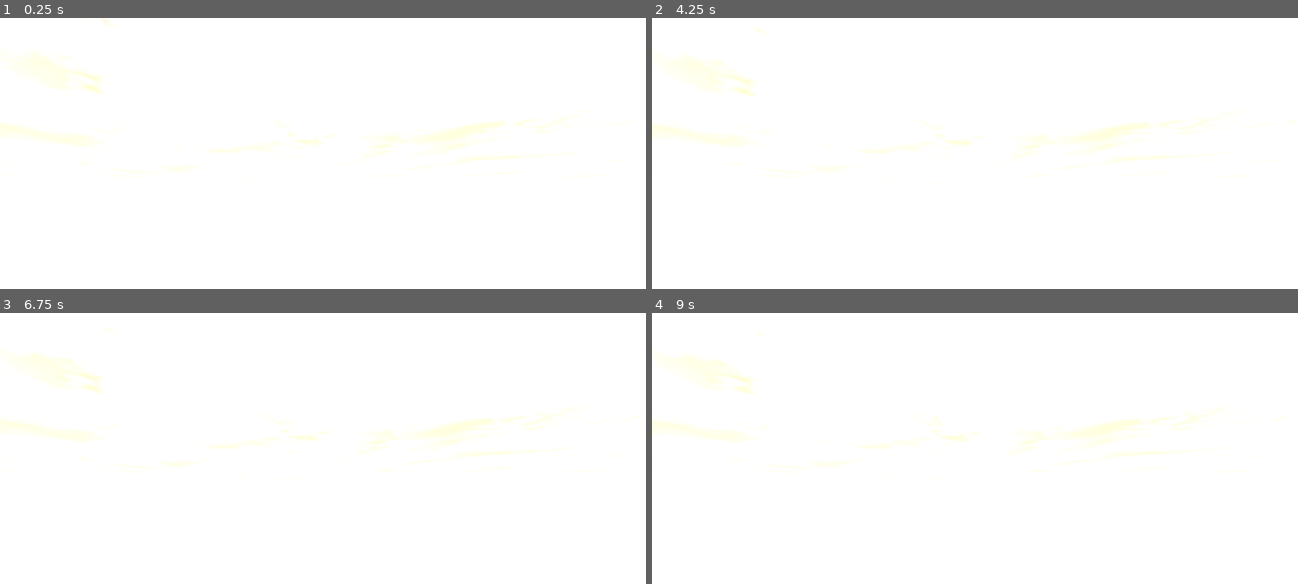
Above: before the commit, frames 1-4 (two rows, left to right).
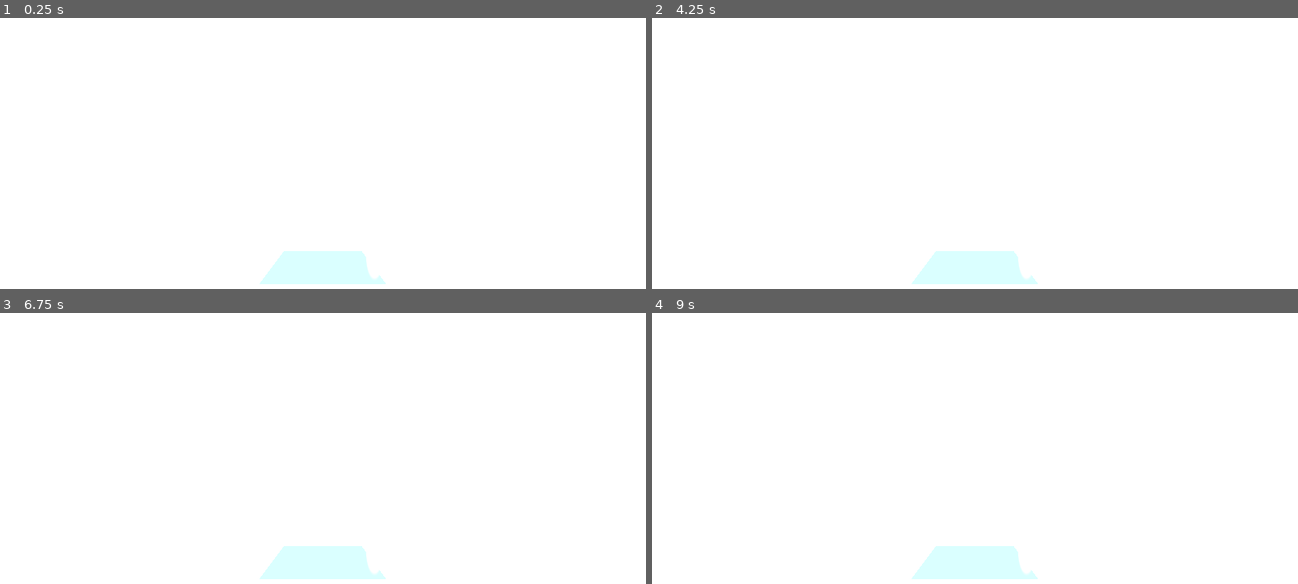
Above: after the commit, the same moments.

Repository: aidan959/Tokyo-3
Game: Godot game, scene res://evangelion_city.tscn
The game is run twice, just before and just after one commit, with the same random seed, the same clock (stepped at 60 frames per second) and the same inputs.
Inputs:
- Up to frame 1 (0.25 s): no input
- Up to frame 2 (4.25 s): tap Enter at 0.5, 2, 3.5 s; tap Space at 1.25, 2.75 s
- Up to frame 3 (6.75 s): tap Space at 4.25 s
- Up to frame 4 (9 s): no input

The runs differ from the first frame. In frame 1, 2.6% of the frame differs, in the area x 0-87%, y 15-99%; in frame 2, 2.6%; in frame 3, 2.6%; in frame 4, 2.6%.

Commit message:
added cel shader

Diff:
--- /dev/null
+++ b/cel_shading/cel-shader-base.gdshader
@@ -0,0 +1,185 @@
+shader_type spatial;
+
+#define USE_ALPHA 0
+#define USE_ALPHA_CUTOFF 0
+#define USE_EMISSION 1
+#define USE_REFLECTIONS 0
+#define USE_NORMAL_MAP 0
+#define USE_OCCLUSION 0
+#define USE_ANISOTROPY 0
+#define USE_BACKLIGHT 1
+#define USE_REFRACTION 0
+
+#if USE_ALPHA
+render_mode depth_draw_always;
+#endif
+
+#include "includes/base-cel-shader.gdshaderinc"
+
+#if USE_EMISSION
+#include "includes/emission.gdshaderinc"
+#endif
+
+#if USE_REFLECTIONS
+#include "includes/reflections.gdshaderinc"
+#endif
+
+#if USE_NORMAL_MAP
+#include "includes/normal-map.gdshaderinc"
+#endif
+
+#if USE_OCCLUSION
+#include "includes/occlusion.gdshaderinc"
+#endif
+
+#if USE_ANISOTROPY
+#include "includes/anisotropy.gdshaderinc"
+#endif
+
+#if USE_BACKLIGHT
+#include "includes/backlight.gdshaderinc"
+#endif
+
+#if USE_REFRACTION
+#include "includes/refraction.gdshaderinc"
+#elif !USE_REFRACTION && USE_ALPHA
+#include "includes/transparency.gdshaderinc"
+#endif
+
+group_uniforms BaseProperties;
+#if USE_ALPHA_CUTOFF
+uniform float alpha_cutoff: hint_range(0.0, 1.0) = 0.5;
+#endif
+uniform vec4 color: source_color = vec4(0.7, 0.12, 0.86, 1.0);
+uniform sampler2D base_texture: source_color;
+uniform vec4 specular: source_color = vec4(0.3, 0.3, 0.3, 0.5);
+uniform sampler2D specular_texture: hint_default_white;
+uniform vec4 fresnel: source_color = vec4(0.2, 0.2, 0.2, 0.3);
+uniform sampler2D fresnel_texture: hint_default_white;
+group_uniforms;
+
+varying vec3 SPECULAR_COLOR;
+varying float SPECULAR_STRENGTH;
+varying vec3 FRESNEL_COLOR;
+varying float FRESNEL_STRENGTH;
+
+group_uniforms Tiling;
+uniform vec2 uv_scale = vec2(1,1);
+uniform vec2 uv_offset = vec2(0,0);
+group_uniforms;
+
+
+void vertex() {
+	UV = UV * uv_scale.xy + uv_offset.xy;
+}
+
+void fragment() {
+	ALBEDO = color.rgb * texture(base_texture, UV).rgb;
+#if USE_ALPHA
+	float alpha = color.a * texture(base_texture, UV).a;
+	ALBEDO *= alpha;
+#elif USE_ALPHA_CUTOFF
+	ALPHA = color.a * texture(base_texture, UV).a;
+	ALPHA_SCISSOR_THRESHOLD = color.a * texture(base_texture, UV).a;
+#endif
+
+#if USE_REFRACTION && USE_ALPHA
+	EMISSION += refraction_fragment(alpha, NORMAL, SCREEN_UV, FRAGCOORD.z);
+#elif !USE_REFRACTION && USE_ALPHA
+	EMISSION += transparency_fragment(alpha, SCREEN_UV);
+#endif
+
+	SPECULAR_COLOR = specular.rgb * texture(specular_texture, UV).rgb;
+	SPECULAR_STRENGTH = specular.a * texture(specular_texture, UV).a;
+	FRESNEL_COLOR = fresnel.rgb * texture(fresnel_texture, UV).rgb;
+	FRESNEL_STRENGTH = fresnel.a * texture(fresnel_texture, UV).a;
+
+#if USE_EMISSION
+	EMISSION += emission_fragment(UV);
+#endif
+
+#if USE_REFLECTIONS
+	Surface surf = reflections_fragment(UV);
+	METALLIC = surf.metallic;
+	ROUGHNESS = surf.roughness;
+#endif
+
+#if USE_NORMAL_MAP
+	NormalData normal = normal_map_fragment(UV, NORMAL, TANGENT, BINORMAL);
+	NORMAL = normal.vector;
+	NORMAL_MAP = normal.map;
+	NORMAL_MAP_DEPTH = normal.depth;
+#endif
+
+#if USE_OCCLUSION
+	OcclusionData occlusion = occlusion_fragment(UV);
+	AO = occlusion.ao;
+	AO_LIGHT_AFFECT = occlusion.ao_light_affect;
+#endif
+
+#if USE_ANISOTROPY
+	AnisotropyData aniso = anisotropy_fragment(UV);
+	ANISOTROPY_DIR = aniso.direction;
+	ANISOTROPY_RATIO = aniso.ratio;
+#endif
+
+#if USE_BACKLIGHT
+	BACKLIGHT = backlight_fragment(UV);
+#endif
+}
+
+void light() {
+#if USE_BACKLIGHT
+	DIFFUSE_LIGHT += backlight_diffuse(
+			ALBEDO,
+			LIGHT_COLOR,
+			LIGHT,
+			NORMAL,
+			ATTENUATION,
+			BACKLIGHT
+	);
+#else
+	DIFFUSE_LIGHT += diffuse_light(
+			ALBEDO,
+			LIGHT_COLOR,
+			LIGHT,
+			NORMAL,
+			ATTENUATION
+	);
+#endif
+
+#if USE_ANISOTROPY
+	SPECULAR_LIGHT += anisotropy_specular(
+			LIGHT_COLOR,
+			SPECULAR_COLOR,
+			SPECULAR_STRENGTH,
+			NORMAL,
+			VIEW,
+			LIGHT,
+			ATTENUATION,
+			UV,
+			ANISOTROPY_DIR,
+			ANISOTROPY_RATIO
+	);
+#else
+	SPECULAR_LIGHT += specular_light(
+			LIGHT_COLOR,
+			SPECULAR_COLOR,
+			SPECULAR_STRENGTH,
+			NORMAL,
+			VIEW,
+			LIGHT,
+			ATTENUATION
+	);
+#endif
+
+	SPECULAR_LIGHT += fresnel_light(
+			LIGHT_COLOR,
+			FRESNEL_COLOR,
+			FRESNEL_STRENGTH,
+			NORMAL,
+			VIEW,
+			LIGHT,
+			ATTENUATION
+	);
+}
--- /dev/null
+++ b/cel_shading/cel_shader_material.tres
@@ -0,0 +1,19 @@
+[gd_resource type="ShaderMaterial" load_steps=4 format=3 uid="uid://3at5cu5syn5p"]
+
+[ext_resource type="Shader" path="res://cel_shading/outline.gdshader" id="1_iqs1d"]
+[ext_resource type="Shader" path="res://cel_shading/cel-shader-base.gdshader" id="2_v82p0"]
+
+[sub_resource type="ShaderMaterial" id="ShaderMaterial_0euau"]
+render_priority = 0
+shader = ExtResource("1_iqs1d")
+
+[resource]
+render_priority = 0
+next_pass = SubResource("ShaderMaterial_0euau")
+shader = ExtResource("2_v82p0")
+shader_parameter/backlight = null
+shader_parameter/color = Color(0.380392, 0.619608, 0.992157, 1)
+shader_parameter/specular = Color(0.3, 0.3, 0.3, 0.5)
+shader_parameter/fresnel = Color(0.203922, 0.196078, 0.207843, 0.301961)
+shader_parameter/uv_scale = Vector2(1, 1)
+shader_parameter/uv_offset = Vector2(0, 0)
--- /dev/null
+++ b/cel_shading/outline.gdshader
@@ -0,0 +1,25 @@
+shader_type spatial;
+
+render_mode cull_front, unshaded, depth_draw_never;
+
+global uniform vec4 outline_color;
+global uniform float outline_width;
+
+void vertex() {
+	vec4 clip_position =
+			PROJECTION_MATRIX *
+			(MODELVIEW_MATRIX * vec4(VERTEX, 1.0));
+	vec3 clip_normal =
+			mat3(PROJECTION_MATRIX) *
+			(mat3(MODELVIEW_MATRIX) * NORMAL);
+	clip_position.xy +=
+			normalize(clip_normal.xy) /
+			VIEWPORT_SIZE *
+			clip_position.w *
+			outline_width;
+	POSITION = clip_position;
+}
+
+void fragment() {
+	ALBEDO = outline_color.rgb;
+}
--- a/evangelion_city.tscn
+++ b/evangelion_city.tscn
@@ -1,6 +1,7 @@
-[gd_scene load_steps=15 format=3 uid="uid://cvnwgot2oxmv8"]
+[gd_scene load_steps=21 format=3 uid="uid://cvnwgot2oxmv8"]
 
 [ext_resource type="Shader" path="res://evangelion_city.gdshader" id="1_wo0c3"]
+[ext_resource type="Material" uid="uid://3at5cu5syn5p" path="res://cel_shading/cel_shader_material.tres" id="2_4fkyd"]
 
 [sub_resource type="FastNoiseLite" id="FastNoiseLite_ywna2"]
 seed = 2
@@ -69,14 +70,15 @@
 
 [sub_resource type="Sky" id="Sky_vmj54"]
 sky_material = SubResource("ShaderMaterial_ya80i")
-radiance_size = 6
 
 [sub_resource type="Environment" id="Environment_qfelq"]
 background_mode = 2
 background_energy_multiplier = 3.3
 sky = SubResource("Sky_vmj54")
+sky_rotation = Vector3(0, 3.04909, 0)
 ambient_light_source = 3
-ambient_light_energy = 1.16
+ambient_light_color = Color(1, 1, 1, 1)
+ambient_light_energy = 2.41
 reflected_light_source = 2
 ssao_radius = 16.0
 fog_light_color = Color(0.72549, 0.498039, 0.156863, 1)
@@ -93,6 +95,20 @@
 
 [sub_resource type="CameraAttributesPhysical" id="CameraAttributesPhysical_0c0xr"]
 
+[sub_resource type="PhysicsMaterial" id="PhysicsMaterial_tnt83"]
+bounce = 1.0
+
+[sub_resource type="SphereShape3D" id="SphereShape3D_mgh0s"]
+
+[sub_resource type="SphereMesh" id="SphereMesh_ckufu"]
+material = ExtResource("2_4fkyd")
+
+[sub_resource type="PlaneMesh" id="PlaneMesh_j6ef2"]
+material = ExtResource("2_4fkyd")
+
+[sub_resource type="BoxShape3D" id="BoxShape3D_xuswy"]
+size = Vector3(1.95223, 0.0318898, 1.96852)
+
 [node name="EvangelionCity" type="Node3D"]
 
 [node name="WorldEnvironment" type="WorldEnvironment" parent="."]
@@ -102,5 +118,35 @@
 environment = SubResource("Environment_qfelq")
 camera_attributes = SubResource("CameraAttributesPhysical_0c0xr")
 
+[node name="DirectionalLight3D" type="DirectionalLight3D" parent="WorldEnvironment"]
+transform = Transform3D(0.937506, 0.242031, -0.250009, -0.229369, 0.970124, 0.0790573, 0.261674, -0.0167723, 0.965011, 0, 0, 0)
+light_color = Color(0.737255, 0.313726, 0.203922, 1)
+shadow_enabled = true
+
 [node name="Camera3D" type="Camera3D" parent="."]
-transform = Transform3D(1, 0, 0, 0, 1, 0, 0, 0, 1, 0, 2, 4)
+transform = Transform3D(-1, 0, -8.74228e-08, 0, 1, 0, 8.74228e-08, 0, -1, -0.00480318, 0.466214, -4.11676)
+fov = 85.0
+near = 0.095
+
+[node name="meshes" type="Node" parent="."]
+
+[node name="RigidBody3D" type="RigidBody3D" parent="meshes"]
+physics_material_override = SubResource("PhysicsMaterial_tnt83")
+gravity_scale = -128.0
+
+[node name="CollisionShape3D" type="CollisionShape3D" parent="meshes/RigidBody3D"]
+shape = SubResource("SphereShape3D_mgh0s")
+
+[node name="MeshInstance3D" type="MeshInstance3D" parent="meshes/RigidBody3D"]
+mesh = SubResource("SphereMesh_ckufu")
+skeleton = NodePath("../..")
+
+[node name="MeshInstance3D2" type="MeshInstance3D" parent="meshes"]
+transform = Transform3D(1, 0, 0, 0, 1, 0, 0, 0, 1, 0, -0.875861, 0)
+mesh = SubResource("PlaneMesh_j6ef2")
+
+[node name="RigidBody3D" type="RigidBody3D" parent="meshes/MeshInstance3D2"]
+freeze = true
+
+[node name="CollisionShape3D" type="CollisionShape3D" parent="meshes/MeshInstance3D2/RigidBody3D"]
+shape = SubResource("BoxShape3D_xuswy")
--- a/project.godot
+++ b/project.godot
@@ -14,3 +14,22 @@
 run/main_scene="res://evangelion_city.tscn"
 config/features=PackedStringArray("4.1", "Forward Plus")
 config/icon="res://icon.svg"
+
+[shader_globals]
+
+specular_smoothness={
+"type": "float",
+"value": 0.089
+}
+fresnel_smoothness={
+"type": "float",
+"value": 0.283
+}
+outline_width={
+"type": "float",
+"value": 6.0
+}
+outline_color={
+"type": "color",
+"value": Color(0, 0, 0, 1)
+}
Not shown, added: cel_shading/includes/anisotropy.gdshaderinc
Not shown, added: cel_shading/includes/backlight.gdshaderinc
Not shown, added: cel_shading/includes/base-cel-shader.gdshaderinc
Not shown, added: cel_shading/includes/emission.gdshaderinc
Not shown, added: cel_shading/includes/normal-map.gdshaderinc
Not shown, added: cel_shading/includes/occlusion.gdshaderinc
Not shown, added: cel_shading/includes/reflections.gdshaderinc
Not shown, added: cel_shading/includes/refraction.gdshaderinc
Not shown, added: cel_shading/includes/transparency.gdshaderinc
